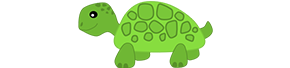
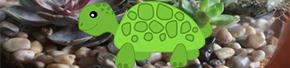
Revision of a layered 290 × 68 image; what changed, layer by layer:
added layer "Terrarium" over (0, 0, 290, 68)
